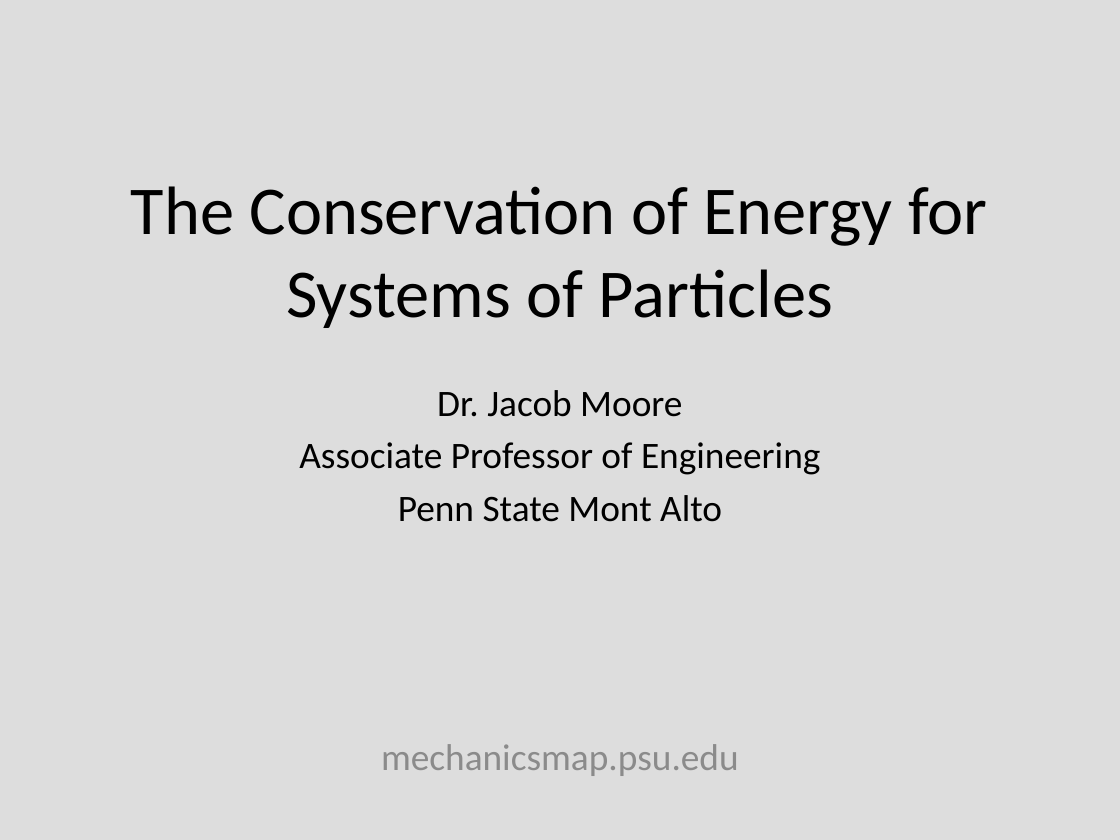
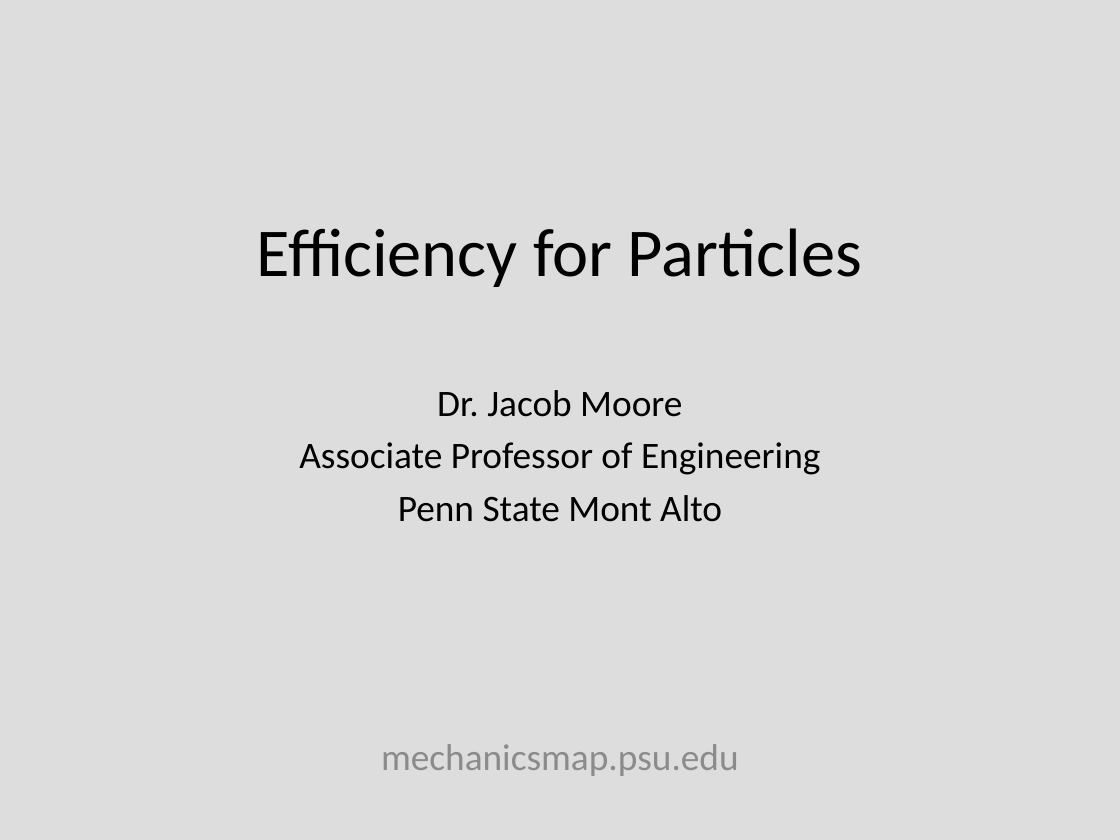
Before and after one commit to JacobMoore/mechanics_textbook, a slide deck: slide 1 of Lecture Slides/VideoLectureSlides/9.3.pptx. Drawn at 1120x840 pixels with LibreOffice and Linux fonts; fonts in the diff are those of the drawing; background and template pictures are left out. Boxes give left, top, right and bottom in pixels: in the first picture for what was removed or moved away, otherwise in the second. Text is boxed around its words. In the diff, an @@ line names an element or a change of style, - is before the commit and + after.

```diff
--- a/Lecture Slides/VideoLectureSlides/9.3.pptx
+++ b/Lecture Slides/VideoLectureSlides/9.3.pptx
@@ title at (x1=257, y1=228, x2=862, y2=287): text changed @@
-The Conservation of Energy for Systems of Particles
+Efficiency for Particles
```
Also in this commit, not shown: 1 slide added, 8 slides removed, 21 other files.
